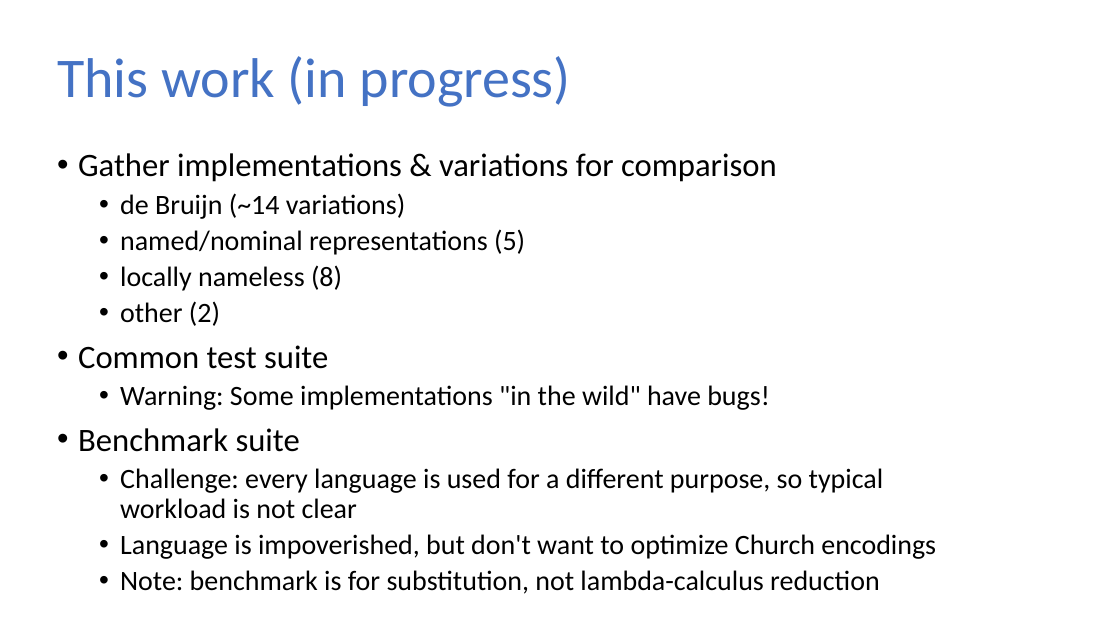
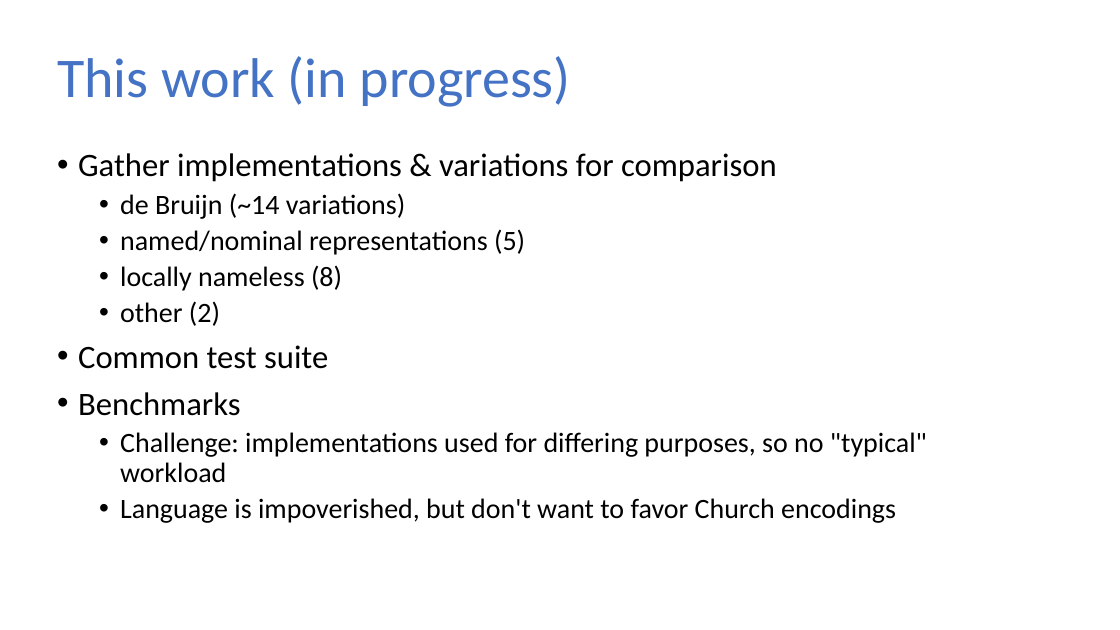
Before and after one commit to sweirich/lambda-n-ways, a slide deck: slide 8 of plclub-2021.pptx. Drawn at 1120x630 pixels with LibreOffice and Linux fonts; fonts in the diff are those of the drawing. Boxes give left, top, right and bottom in pixels: in the first picture for what was removed or moved away, otherwise in the second. Text is boxed around its words. In the diff, an @@ line names an element or a change of style, - is before the commit and + after.

Commit message:
warnings

```diff
--- a/plclub-2021.pptx
+++ b/plclub-2021.pptx
@@ text at (x1=78, y1=392, x2=927, y2=523): text changed @@
-  • Warning: Some implementations "in the wild" have bugs!
-• Benchmark suite
-  • Challenge: every language is used for a different purpose, so typical workload is not clear
-  • Language is impoverished, but don't want to optimize Church encodings
-  • Note: benchmark is for substitution, not lambda-calculus reduction
+• Benchmarks
+  • Challenge: implementations used for differing purposes, so no "typical" workload
+  • Language is impoverished, but don't want to favor Church encodings
```
Also in this commit, not shown: 12 other slides changed, 1 slide added, 2 slides removed, 13 other files.
